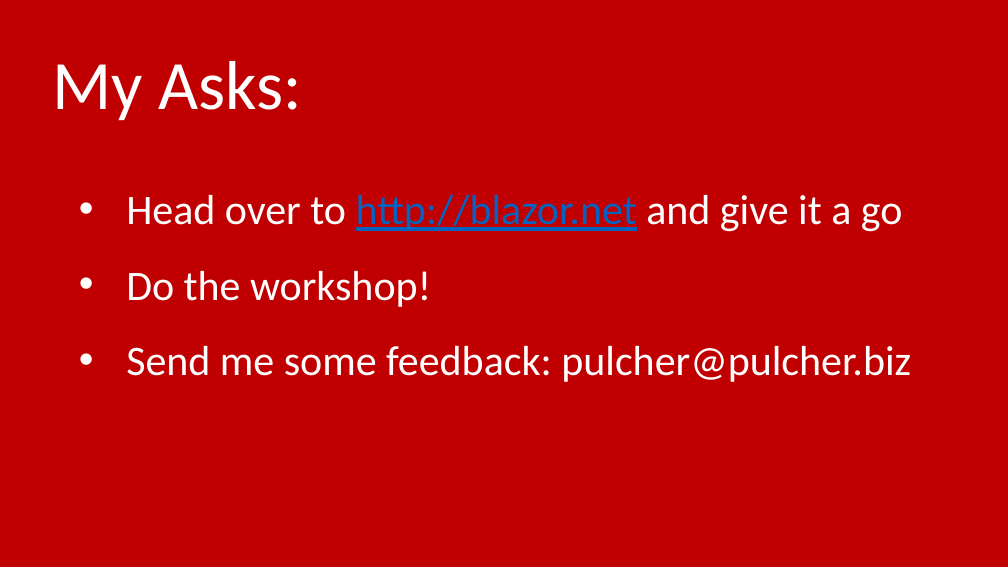
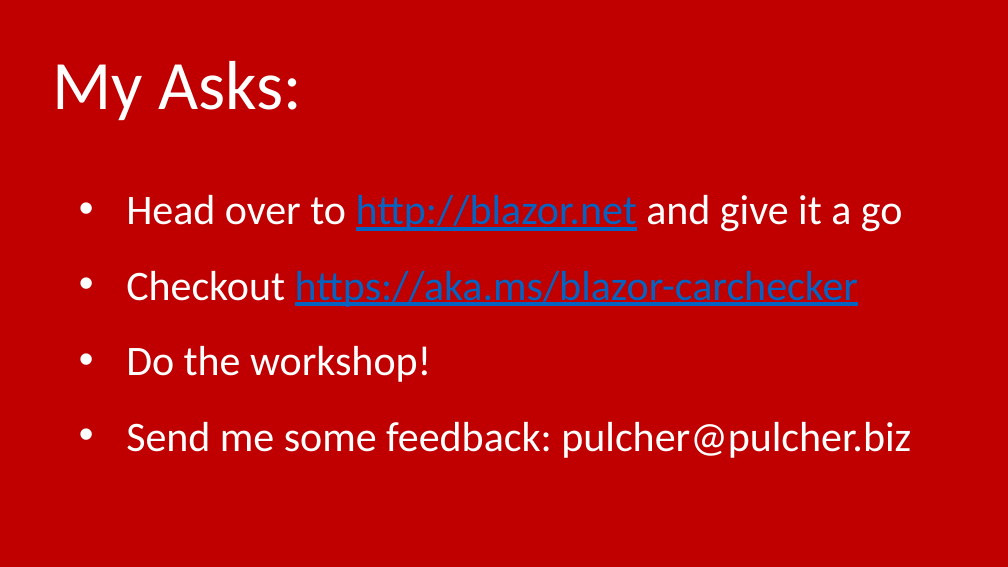
Before and after one commit to pulcher/blazor-playground, a slide deck: slide 23 of talks/houston/intro-to-blazor.pptx (slide 17 before the commit). Drawn at 1008x567 pixels with LibreOffice and Linux fonts; fonts in the diff are those of the drawing. Boxes give left, top, right and bottom in pixels: in the first picture for what was removed or moved away, otherwise in the second. Text is boxed around its words. In the diff, an @@ line names an element or a change of style, - is before the commit and + after.

```diff
--- a/talks/houston/intro-to-blazor.pptx
+++ b/talks/houston/intro-to-blazor.pptx
@@ text at [126,271,858,307]: paragraph added @@
+• Checkout https://aka.ms/blazor-carchecker
```
Also in this commit, not shown: 4 other slides changed, 6 slides added.
